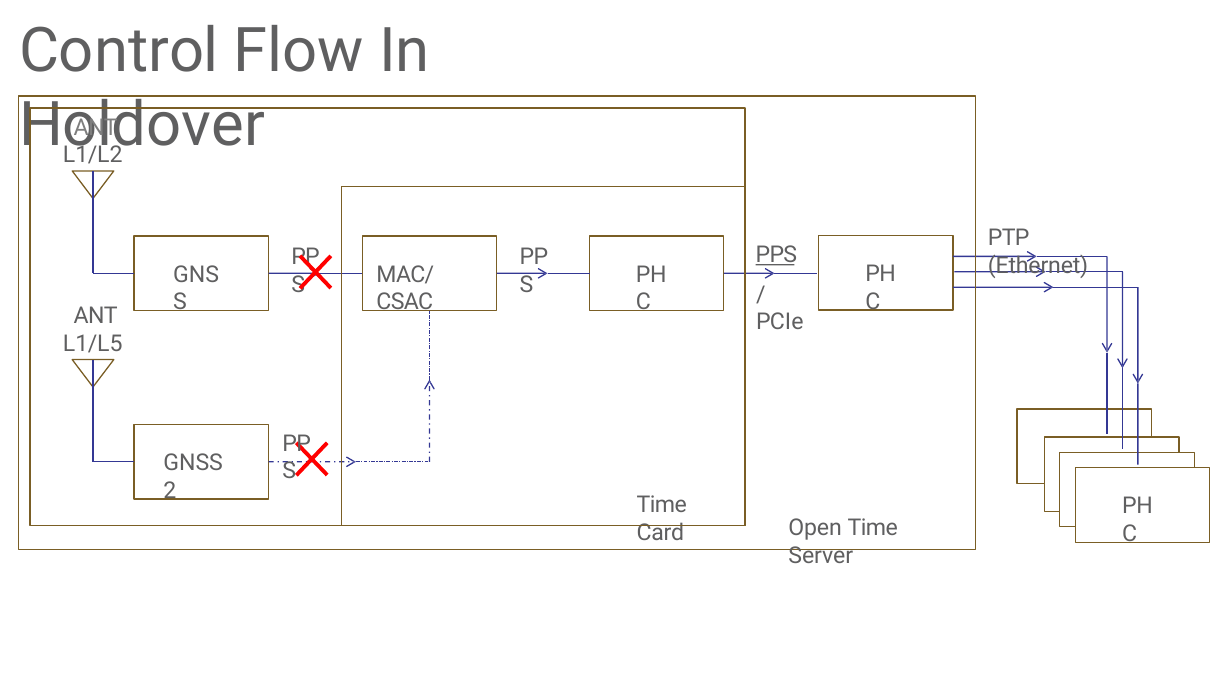
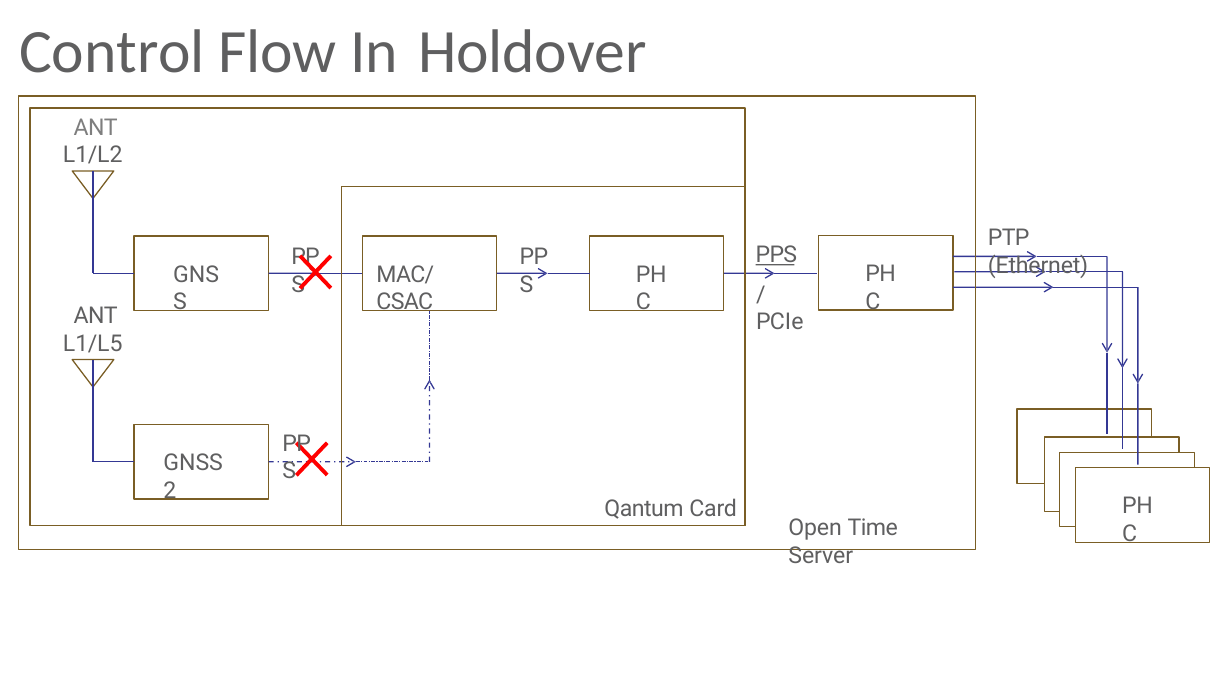
Before and after one commit to SiwaNetwork/QUANTUM, a slide deck: slide 9 of Time-Card/ДОКУМЕНТЫ/МАТЕРИАЛ СТАТЬИ/End User Synchronization.pptx (slide 11 before the commit). Drawn at 1232x693 pixels with LibreOffice and Linux fonts; fonts in the diff are those of the drawing; background and template pictures are left out. Boxes give left, top, right and bottom in pixels: in the first picture for what was removed or moved away, otherwise in the second. Text is boxed around its words. In the diff, an @@ line names an element or a change of style, - is before the commit and + after.

```diff
--- a/Time-Card/ДОКУМЕНТЫ/МАТЕРИАЛ СТАТЬИ/End User Synchronization.pptx
+++ b/Time-Card/ДОКУМЕНТЫ/МАТЕРИАЛ СТАТЬИ/End User Synchronization.pptx
@@ title "Control Flow In Holdover" at [19, 29, 646, 73]: font Roboto to Calibri; vertical alignment top to middle @@
@@ text at [604, 498, 736, 519]: text changed @@
-Time Card
+Qantum Card
```
Also in this commit, not shown: 19 other slides changed, 1 slide added, 5 slides removed, 4 other files.
